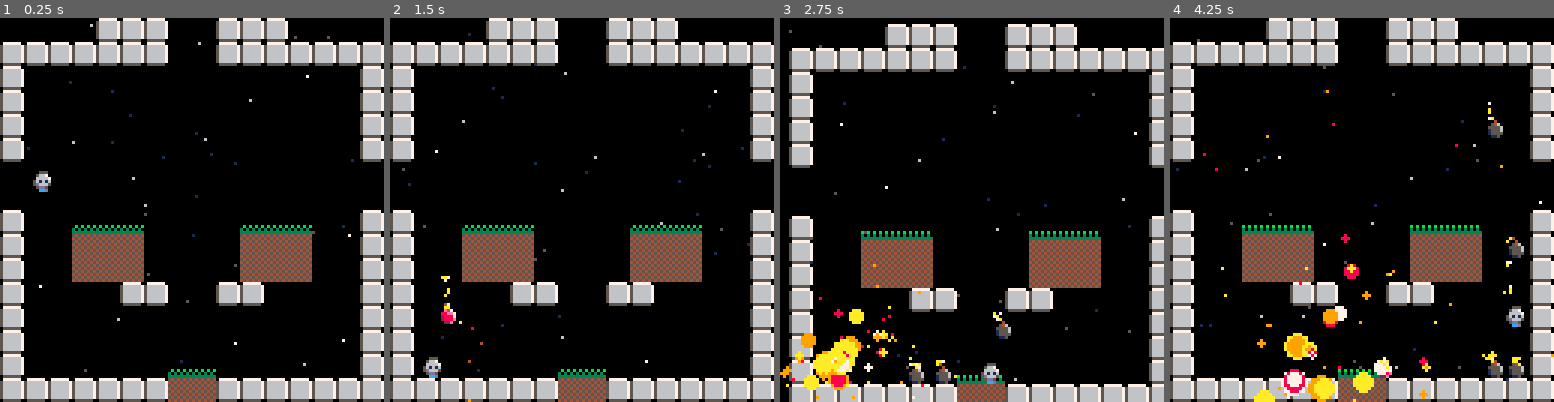
Above: before the commit, frames 1-4 (left to right).
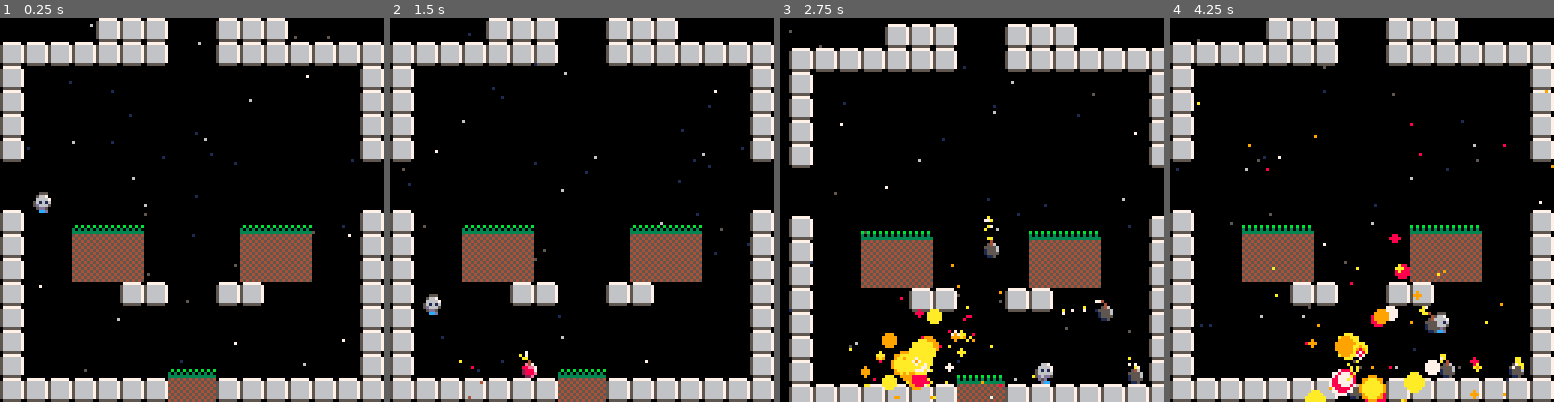
Above: after the commit, the same moments.

Repository: lkingsford/pico8-projects
Game: PICO-8 cartridge plat1.p8
The game is run twice, just before and just after one commit, with the same random seed, the same clock (stepped at 60 frames per second) and the same inputs.
Inputs:
- Up to frame 1 (0.25 s): no input
- Up to frame 2 (1.5 s): tap X (X key) at 0.33, 1.07 s; tap O (Z key) at 0.7 s
- Up to frame 3 (2.75 s): hold Right 1.6-2.1 s; tap O (Z key) at 1.7, 2.1, 2.5 s; tap X (X key) at 1.85 s; hold Up 2.15-2.42 s; hold Right from 2.47 s (still down)
- Up to frame 4 (4.25 s): tap O (Z key) every 0.4 s from 2.9 to 4.1 s; tap X (X key) at 2.97, 4.08 s; release Right at 3.03 s; hold Left 3.08-3.58 s; hold Down 3.63-3.97 s; hold Right from 4.02 s (still down)

The runs differ from the first frame. In frame 1, 0.4% of the frame differs, in the area x 8-14%, y 39-51%; in frame 2, 0.8%; in frame 3, 4.9%; in frame 4, 5.9%, in the area x 7-100%, y 18-100%.

Commit message:
Boom boom

Diff:
--- a/plat1.p8
+++ b/plat1.p8
@@ -139,7 +139,7 @@
 function update_actors()
 	for a in all(actors) do
 		-- Gravity
-		a.dy = min(4,a.dy+0.25)
+		a.dy = min(4,a.dy+0.4)
 		-- Move. Doing multiple per frame.
 		if max(abs(a.dx), abs(a.dy)) > 0 then
 			local steps = 5
@@ -238,8 +238,12 @@
 	b.max_t = b.t
 	b.t_per_wick = b.t/#b.wick
 	b.t_next_wick = b.t_per_wick
-	b.r = 3
+	b.r = 1
 	add(actors, b)
+end
+
+function distance(x1, y1, x2, y2)
+	return sqrt((x1 - x2) * (x1 - x2) + (y1 - y2) * (y1 - y2))
 end
 
 function bomb_update(b)
@@ -255,8 +259,26 @@
 	end
 end
 
+function remove_grass(ix, iy)
+	if mget(ix, iy) != 9 then return end
+	if mget(ix, iy - 1) == 10 or mget(ix, iy - 1) == 11 then
+		mset(ix, iy - 1, 0)
+	end
+end
+
 function explode(b)
-
+	local x = b.x / 8
+	local y = b.y / 8
+	for ix = x - b.r, x + b.r do
+	for iy = y - b.r, y + b.r do
+		if flr(distance(x,y,ix,iy)) <= b.r then
+			if fget(mget(ix,iy),1) then
+				remove_grass(ix, iy)
+				mset(ix, iy, 0)
+			end
+		end
+	end
+	end
 
 	-- These are for the boom boom effects
 	local high = 12
